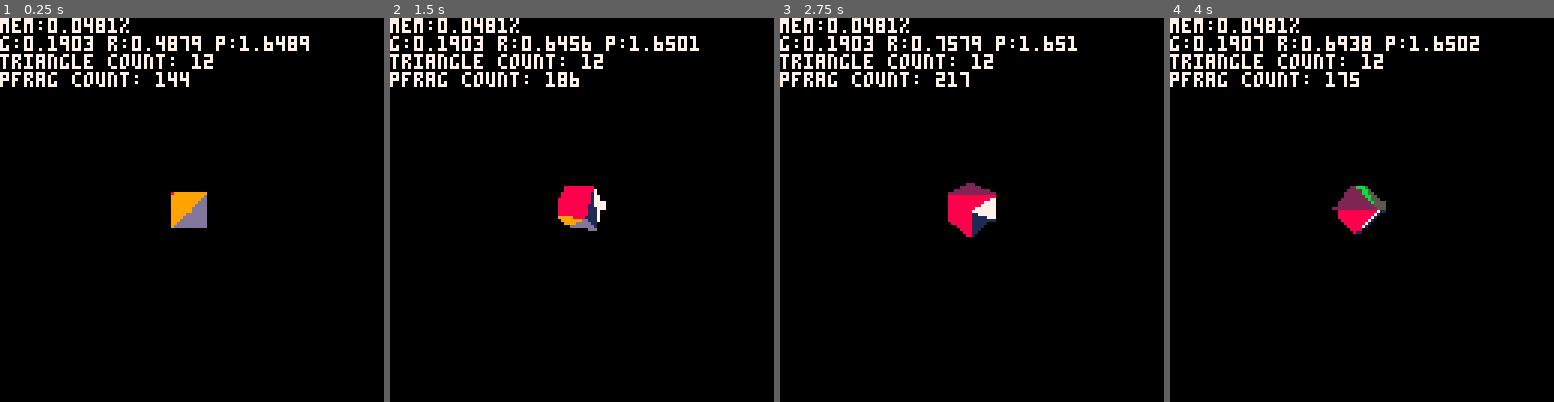
Above: before the commit, frames 1-4 (left to right).
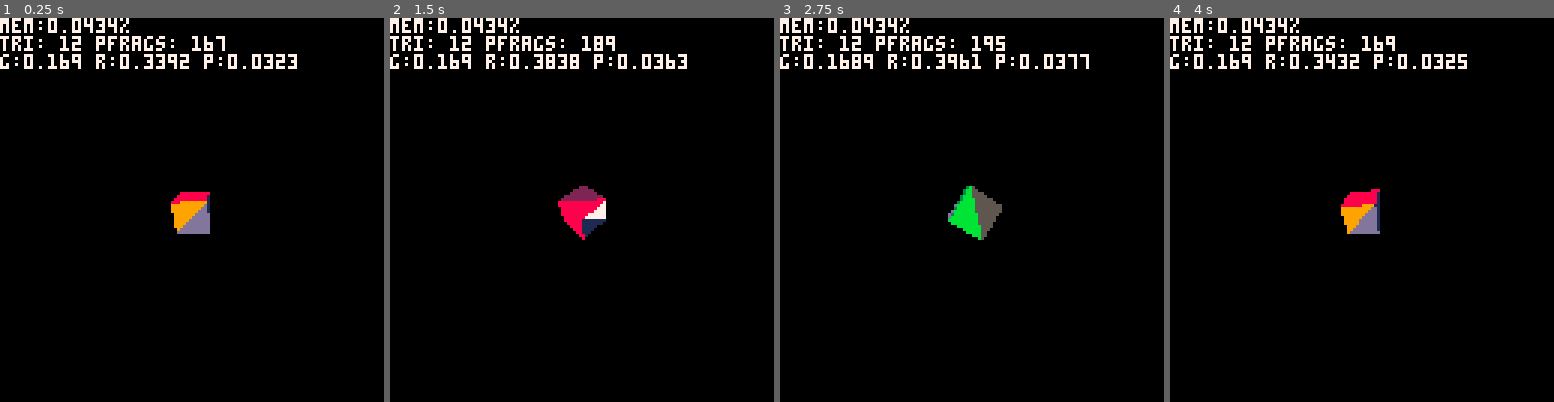
Above: after the commit, the same moments.

Repository: sthilaid/pico-8-carts
Game: PICO-8 cartridge cube.p8
The game is run twice, just before and just after one commit, with the same random seed, the same clock (stepped at 60 frames per second) and the same inputs.
Inputs:
- Up to frame 1 (0.25 s): no input
- Up to frame 2 (1.5 s): no input
- Up to frame 3 (2.75 s): hold Up 2.15-2.42 s
- Up to frame 4 (4 s): hold Down 3.63-3.97 s

The runs differ from the first frame. In frame 1, 4.1% of the frame differs, in the area x 0-81%, y 0-57%; in frame 2, 4.3%; in frame 3, 4.7%, in the area x 0-81%, y 0-58%; in frame 4, 4.7%.

Commit message:
inlined most of the pipeline for much faster performances (cpu and mem)

Diff:
--- a/cube.p8
+++ b/cube.p8
@@ -1,6 +1,9 @@
 pico-8 cartridge // http://www.pico-8.com
 version 29
 __lua__
+
+-------------------------------------------------------------------------------
+-- globals
 
 -- data
 cubeMoveSpeed=0.1
@@ -11,11 +14,18 @@
 objects={}
 cubeRotMat=0
 screenMat = 0
+
+-- runtime debug
+triCount = 0
+pixelFragCount = 0
 updateDT=0
+renderStartDT=0
+renderEndDT=0
 geometryDT=0
 rasterDT=0
 pixelDT=0
 
+-------------------------------------------------------------------------------
 -- flow
 
 function _init()
@@ -50,16 +60,19 @@
 
 -------------------------------------------------------------------------------
 -- debug
+
 debugStrs = {}
 function dprint(str) add(debugStrs, str) end
 function dflush()
    color(7)
    print("mem:"..(stat(0)/2048).."%")
+   print("tri: "..triCount.." pfrags: "..pixelFragCount)
    print("g:"..geometryDT.." r:"..rasterDT.." p:"..pixelDT)
    for s in all(debugStrs) do
       print(s)
    end
    debugStrs = {}
+   geometryDT, rasterDT, pixelDT, triCount, pixelFragCount = 0,0,0,0,0
 end
 
 -------------------------------------------------------------------------------
@@ -304,13 +317,13 @@
 end
 
 function processGeometries(cam, objects)
-   local vFrags={}
    for obj in all(objects) do
       local mesh = obj.mesh
       local processedVerticesCache = {}
       local processedNormalsCache = {}
       local projectionMatrix = mmult(cam, obj.mat)
       for t in all(mesh.tris) do
+         local startDT = stat(1)
          local processedTriangleFrags= {}
          local clippedTriangleFrags = {}
          for tindex=1,3 do
@@ -330,15 +343,11 @@
             geometryScreenMapping(clippedVertexFrag, screenMat)
             --dprint("frag: "..clippedVertexFrag.vx)
          end
-         add(vFrags, clippedTriangleFrags) -- accumulate screen space clipped triangles
+         triCount += 1
+         geometryDT += stat(1) - startDT
+         rasterizeTriangle(clippedTriangleFrags)
       end
-      ---------------------------------
-      -- local test={}
-      -- add(test, vFrags[1])
-      -- vFrags = test
-      ---------------------------------
-   end
-   return vFrags
+   end
 end
 
 function computeEdgeParams(p1, p2) return {a=-(p2[2]-p1[2]), b=(p2[1]-p1[1]), c=(p2[2]-p1[2])*p1[1] - (p2[1]-p1[1])*p1[2]} end
@@ -348,130 +357,79 @@
 function baryInterpValue(w,u,v,v1,v2,v3) return v1*w + v2*u + v3*v end
 function setPixelFragment(tbl, x, y, frag) tbl[(128*y)+x] = frag end
 function getPixelFragment(tbl, x, y) return tbl[(128*y)+x] end
-function rasterize(vFrags)
-   -- rasterTrianglesetup
-   -- rasterTriangleTraversal
-   local triCount = 0
-   local pixelFragCount = 0
-   local pFrags = {}
-
-   for vfragTriangle in all(vFrags) do
-      triCount += 1
-      local tricol = rnd(16)
-      local p1 = vpoint(vfragTriangle[1].vx, vfragTriangle[1].vy, vfragTriangle[1].vz)
-      local p2 = vpoint(vfragTriangle[2].vx, vfragTriangle[2].vy, vfragTriangle[2].vz)
-      local p3 = vpoint(vfragTriangle[3].vx, vfragTriangle[3].vy, vfragTriangle[3].vz)
-
-      -- if obj.mesh.cullBackface then
-      --    triNormal = vcross(p1, p2)
-      --    if vdot(triNormal, vscale(p1,-1)) < 0 then
-      --       break
-      --    end
-      -- end
-
-      local uv1 = point2d(vfragTriangle[1].u, vfragTriangle[1].v)
-      local uv2 = point2d(vfragTriangle[2].u, vfragTriangle[2].v)
-      local uv3 = point2d(vfragTriangle[3].u, vfragTriangle[3].v)
-      local n1 = vpoint(vfragTriangle[1].nx, vfragTriangle[1].ny, vfragTriangle[1].nz)
-      local n2 = vpoint(vfragTriangle[2].nx, vfragTriangle[2].ny, vfragTriangle[2].nz)
-      local n3 = vpoint(vfragTriangle[3].nx, vfragTriangle[3].ny, vfragTriangle[3].nz)
-      local edgeParams = {computeEdgeParams(p1, p2), computeEdgeParams(p2, p3), computeEdgeParams(p3, p1)}
-      local pmin_x = flr(min(min(p1[1], p2[1]), p3[1]))
-      local pmin_y = flr(min(min(p1[2], p2[2]), p3[2]))
-      local pmax_x = flr(max(max(p1[1], p2[1]), p3[1]))
-      local pmax_y = flr(max(max(p1[2], p2[2]), p3[2]))
-      --dprint("min: "..pmin_x..","..pmin_y.." max: "..pmax_x..","..pmax_y)
-      --dprint("params: a:"..edgeParams[1].a.."b: "..edgeParams[1].b.."c: "..edgeParams[1].c)
-      for x=pmin_x, pmax_x do
-         for y=pmin_y, pmax_y do
-            local isInside = true
-            local edgeValues = {}
-            for e=1,3 do
-               edgeValues[e] = edgeSign(x,y, edgeParams[e].a, edgeParams[e].b, edgeParams[e].c)
-               --isInside = e==1 or edgeValues[e] == 0 or sign(edgeValues[e]) == sign(edgeValues[e-1])
-               -- hack while i figure how to properly do backface culling at the tri level
-               isInside = isInside and edgeValues[e] <= 0
-               if not isInside then
-                  break
-               end
+
+function rasterizeTriangle(clippedTriangleFrags)
+   local tricol = rnd(16)
+   local p1 = vpoint(clippedTriangleFrags[1].vx, clippedTriangleFrags[1].vy, clippedTriangleFrags[1].vz)
+   local p2 = vpoint(clippedTriangleFrags[2].vx, clippedTriangleFrags[2].vy, clippedTriangleFrags[2].vz)
+   local p3 = vpoint(clippedTriangleFrags[3].vx, clippedTriangleFrags[3].vy, clippedTriangleFrags[3].vz)
+
+   -- if obj.mesh.cullBackface then
+   --    triNormal = vcross(p1, p2)
+   --    if vdot(triNormal, vscale(p1,-1)) < 0 then
+   --       break
+   --    end
+   -- end
+
+   local uv1 = point2d(clippedTriangleFrags[1].u, clippedTriangleFrags[1].v)
+   local uv2 = point2d(clippedTriangleFrags[2].u, clippedTriangleFrags[2].v)
+   local uv3 = point2d(clippedTriangleFrags[3].u, clippedTriangleFrags[3].v)
+   local n1 = vpoint(clippedTriangleFrags[1].nx, clippedTriangleFrags[1].ny, clippedTriangleFrags[1].nz)
+   local n2 = vpoint(clippedTriangleFrags[2].nx, clippedTriangleFrags[2].ny, clippedTriangleFrags[2].nz)
+   local n3 = vpoint(clippedTriangleFrags[3].nx, clippedTriangleFrags[3].ny, clippedTriangleFrags[3].nz)
+   local edgeParams = {computeEdgeParams(p1, p2), computeEdgeParams(p2, p3), computeEdgeParams(p3, p1)}
+   local pmin_x = flr(min(min(p1[1], p2[1]), p3[1]))
+   local pmin_y = flr(min(min(p1[2], p2[2]), p3[2]))
+   local pmax_x = flr(max(max(p1[1], p2[1]), p3[1]))
+   local pmax_y = flr(max(max(p1[2], p2[2]), p3[2]))
+   --dprint("min: "..pmin_x..","..pmin_y.." max: "..pmax_x..","..pmax_y)
+   --dprint("params: a:"..edgeParams[1].a.."b: "..edgeParams[1].b.."c: "..edgeParams[1].c)
+   for x=pmin_x, pmax_x do
+      for y=pmin_y, pmax_y do
+         local pixelStartDT = stat(1)
+         local isInside = true
+         local edgeValues = {}
+         for e=1,3 do
+            edgeValues[e] = edgeSign(x,y, edgeParams[e].a, edgeParams[e].b, edgeParams[e].c)
+            --isInside = e==1 or edgeValues[e] == 0 or sign(edgeValues[e]) == sign(edgeValues[e-1])
+            -- hack while i figure how to properly do backface culling at the tri level
+            isInside = isInside and edgeValues[e] <= 0
+            if not isInside then
+               break
             end
-            --dprint(edgeValues[1])
-            --dprint("("..x..","..y.."): "..edgeValues[1]..","..edgeValues[2]..","..edgeValues[3])
-            if isInside then
-               local areaSum = (edgeValues[1]  + edgeValues[2] + edgeValues[3])
-               -- should use perspective corrected coordinates?
-               local barycentric_u = edgeValues[2] / areaSum
-               local barycentric_v = edgeValues[3] / areaSum
-               local barycentric_w = 1 - barycentric_u - barycentric_v
-               -- only interpolate depth instead of whole vertex pos?
-               local depth  = baryInterpValue(barycentric_w, barycentric_u, barycentric_v, p1[3], p2[3], p3[3])
-               local uv     = baryInterpPoint(barycentric_w, barycentric_u, barycentric_v, uv1, uv2, uv3)
-               local n      = baryInterpVertex(barycentric_w, barycentric_u, barycentric_v, n1, n2, n3)
-               local pfrag = fragment(vpoint(x,y,depth), uv, n)
-               pfrag.col = tricol
-
-               -- zbuff check
-               local existingFrag = getPixelFragment(pFrags, x, y)
-               if (not existingFrag) or pfrag.vz < existingFrag.vz then
-                  setPixelFragment(pFrags, x, y, pfrag)
-                  if (not existingFrag) pixelFragCount +=1
-               end
-            end
+         end
+         --dprint(edgeValues[1])
+         --dprint("("..x..","..y.."): "..edgeValues[1]..","..edgeValues[2]..","..edgeValues[3])
+         if isInside then
+            local areaSum = (edgeValues[1]  + edgeValues[2] + edgeValues[3])
+            -- should use perspective corrected coordinates?
+            local barycentric_u = edgeValues[2] / areaSum
+            local barycentric_v = edgeValues[3] / areaSum
+            local barycentric_w = 1 - barycentric_u - barycentric_v
+            -- only interpolate depth instead of whole vertex pos?
+            local depth  = baryInterpValue(barycentric_w, barycentric_u, barycentric_v, p1[3], p2[3], p3[3])
+            local uv     = baryInterpPoint(barycentric_w, barycentric_u, barycentric_v, uv1, uv2, uv3)
+            local n      = baryInterpVertex(barycentric_w, barycentric_u, barycentric_v, n1, n2, n3)
+            local pfrag = fragment(vpoint(x,y,depth), uv, n)
+            pfrag.col = tricol
+            rasterDT += stat(1) - pixelStartDT
+            processPixelFragment(pfrag)
          end
       end
    end
-   dprint("triangle count: "..triCount)
-   dprint("pfrag count: "..pixelFragCount)
-   return pFrags
-end
-function processPixels(pFrags)
-   --pixelShading
-   --pixelMerging ?
-   --pixelRender
-   for y=1,128 do
-      for x=1,128,8 do
-         c1,c2,c3,c4,c5,c6,c7,c8 = 0,0,0,0,0,0,0,0
-         local frag1 = getPixelFragment(pFrags, x+0, y)
-         local frag2 = getPixelFragment(pFrags, x+1, y)
-         local frag3 = getPixelFragment(pFrags, x+2, y)
-         local frag4 = getPixelFragment(pFrags, x+3, y)
-         local frag5 = getPixelFragment(pFrags, x+4, y)
-         local frag6 = getPixelFragment(pFrags, x+5, y)
-         local frag7 = getPixelFragment(pFrags, x+6, y)
-         local frag8 = getPixelFragment(pFrags, x+7, y)
-         if (frag1) c1 = 0xF & flr(frag1.col)
-         if (frag2) c2 = 0xF & flr(frag2.col)
-         if (frag3) c3 = 0xF & flr(frag3.col)
-         if (frag4) c4 = 0xF & flr(frag4.col)
-         if (frag5) c5 = 0xF & flr(frag5.col)
-         if (frag6) c6 = 0xF & flr(frag6.col)
-         if (frag7) c7 = 0xF & flr(frag7.col)
-         if (frag7) c8 = 0xF & flr(frag7.col)
-         -- pset(x-1,y,c1)
-         -- pset(x,y,c2)
-         -- pset(x+1,y,c3)
-         -- pset(x+2,y,c4)
-         -- pset(x+3,y,c5)
-         -- pset(x+4,y,c6)
-         -- pset(x+5,y,c7)
-         -- pset(x+6,y,c8)
-
-         local addr = 0x6000+64*(y-1)+x\2
-         poke2(addr, (c4 << 12) + (c3 << 8) + (c2 << 4) + c1)
-         poke2(addr+2, (c8 << 12) + (c7 << 8) + (c6 << 4) + c5)
-         -- local data = (c8<<28)+(c7<<24)+(c6<<20)+(c5<<16)+(c4<<12)+(c3<<8)+(c2<<4)+c1
-         -- poke4(addr, data)
-      end
-   end
+end
+
+function processPixelFragment(pfrag)
+   local startDT = stat(1)
+   pixelFragCount += 1
+   pset(pfrag.vx, pfrag.vy, pfrag.col)
+   pixelDT += stat(1) - startDT
 end
 
 function render3d(camera, objects)
-   local vFrags = processGeometries(camera, objects)
-   geometryDT = stat(1)
-   local pFrags = rasterize(vFrags)
-   rasterDT = stat(1) - geometryDT
-   processPixels(pFrags)
-   pixelDT = stat(1) - rasterDT
+   renderStartDT = stat(1)
+   processGeometries(camera, objects)
+   renderEndDT = stat(1)
 end
 
 -------------------------------------------------------------------------------
